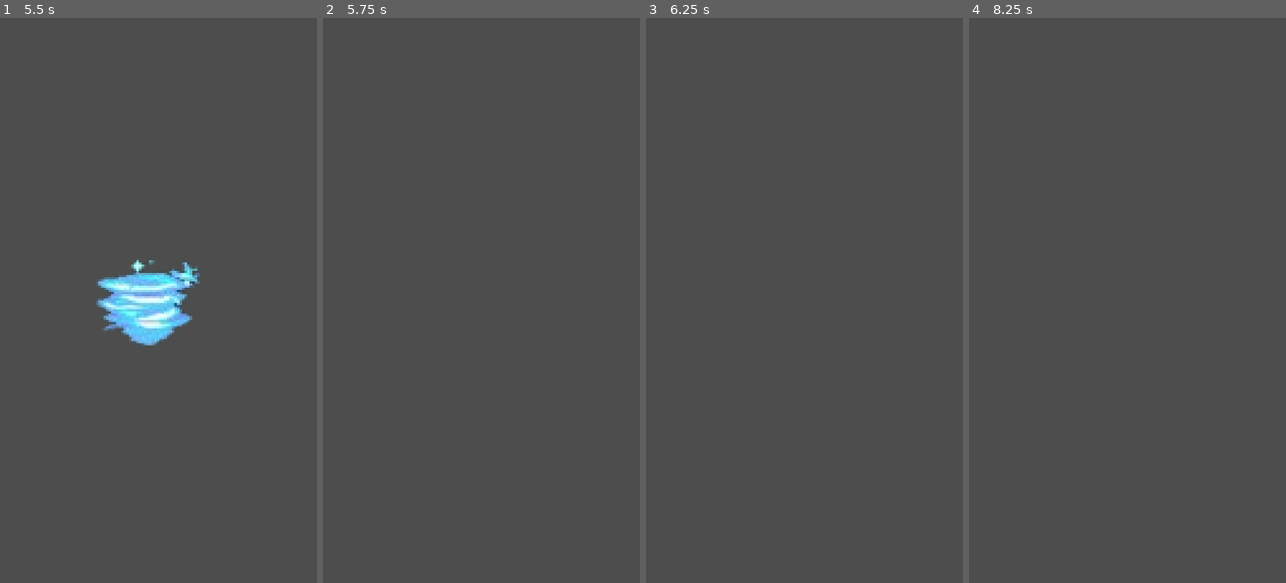
Above: before the commit, frames 1-4 (left to right).
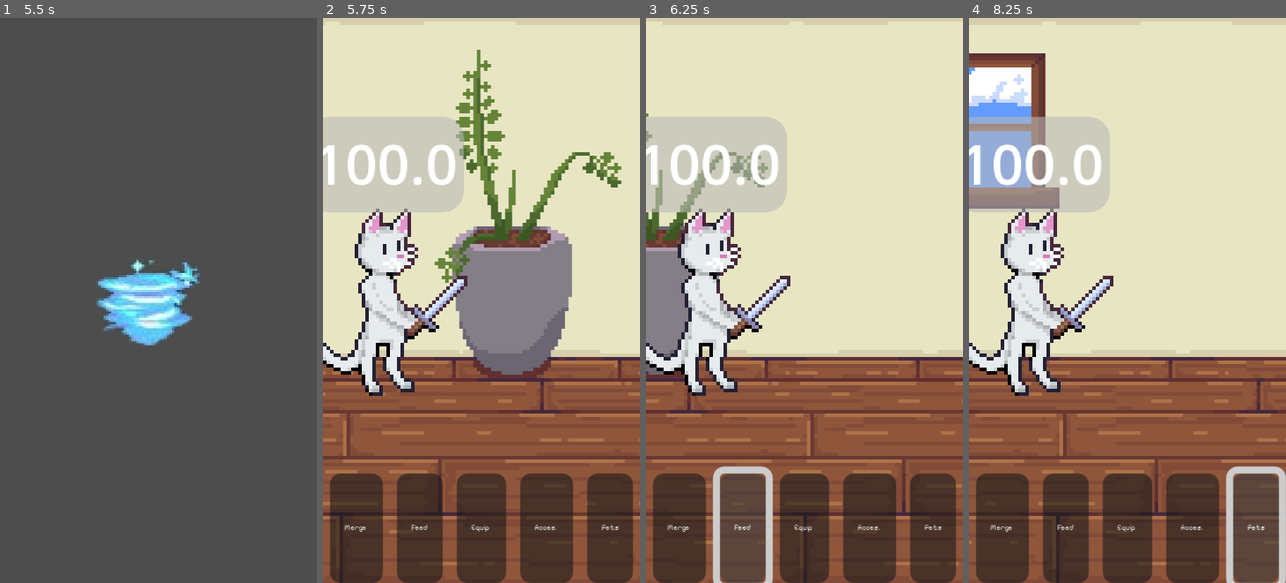
Above: after the commit, the same moments.

Repository: Maksim3l/PixelCats-Go
Game: Godot game, scene res://screens/title_screen.tscn
Same seed, same stepped clock (60 frames per second), same inputs: the game is played once before the commit and once after it.
Inputs (mouse positions are in pixels of both pictures, inside the frame that each line leads up to):
- Up to frame 1 (5.5 s): click "Play" at 0.5 s; click "Merge" at 1.25 s
- Up to frame 2 (5.75 s): no input
- Up to frame 3 (6.25 s): click (744, 526) at 5.75 s, where only the run after the commit has a clickable "Feed"
- Up to frame 4 (8.25 s): click (1127, 526) at 6.5 s, where only the run after the commit has a clickable "Equip"; click (1194, 526) at 7.25 s, where only the run after the commit has a clickable "Acces."; click (1257, 526) at 8 s, where only the run after the commit has a clickable "Pets"

Frame 1 is identical in both runs. In frame 2, 100% of the frame differs, in the area x 0-100%, y 0-100%; in frame 3, 97%; in frame 4, 97%.

Commit message:
Merge scene completed with increased stats

Diff:
--- a/data/PlayerSave.tres
+++ b/data/PlayerSave.tres
@@ -1,14 +1,14 @@
-[gd_resource type="Resource" script_class="PlayerData" load_steps=2 format=3 uid="uid://c0ltggbss6swy"]
+[gd_resource type="Resource" script_class="PlayerData" load_steps=2 format=3 uid="uid://jidq0j1o4jcr"]
 
-[ext_resource type="Script" uid="uid://dq7snk8jto3g1" path="res://player_data.gd" id="1_pq5a0"]
+[ext_resource type="Script" uid="uid://dq7snk8jto3g1" path="res://resources/player_data.gd" id="1_pq5a0"]
 
 [resource]
 script = ExtResource("1_pq5a0")
 max_health = 100
-current_health = 60
-attack = 10
-defense = 5
-gold = 5
-experience = 10
+current_health = 100
+attack = 16
+defense = 8
+gold = 0
+experience = 0
 level = 1
 position = Vector2(0, 0)
--- a/screens/car1.gd
+++ /dev/null
@@ -1,28 +0,0 @@
-extends CharacterBody2D
-
-const TORNADO = preload("res://screens/tornado.tscn")
-@onready var merge: Node2D = $".."
-
-signal collision_detected
-
-
-# Movement parameters
-var speed = 100.0
-var gravity = 980.0
-var direction = Vector2(1, 0)  # Direction of automatic movement (right)
-
-func _physics_process(delta):
-
-	# Set constant horizontal velocity for automatic movement
-	velocity.x = direction.x * speed
-
-	# Apply movement
-	move_and_slide()
-
-	for i in get_slide_collision_count():
-		emit_signal("collision_detected")
-		spawn_tornado()
-
-
-func spawn_tornado():
-	print("collision")
--- a/screens/merge.tscn
+++ b/screens/merge.tscn
@@ -2,8 +2,8 @@
 
 [ext_resource type="Texture2D" uid="uid://dfdocskieec21" path="res://characters/main/main.png" id="1_h67da"]
 [ext_resource type="Script" uid="uid://cvr5k3sm1kvbl" path="res://scripts/merge.gd" id="1_ligvh"]
-[ext_resource type="Script" uid="uid://b8xtwv1kvm0sx" path="res://screens/car1.gd" id="1_x63sp"]
-[ext_resource type="Script" uid="uid://caedn7un4pwib" path="res://screens/cat2.gd" id="3_a37g2"]
+[ext_resource type="Script" uid="uid://b8xtwv1kvm0sx" path="res://scripts/cat1.gd" id="1_x63sp"]
+[ext_resource type="Script" uid="uid://caedn7un4pwib" path="res://scripts/cat2.gd" id="3_a37g2"]
 [ext_resource type="Texture2D" uid="uid://c2agtwqo6he8a" path="res://enviroment/tornado.png" id="5_28eh2"]
 
 [sub_resource type="SpriteFrames" id="SpriteFrames_x63sp"]
--- /dev/null
+++ b/scripts/cat1.gd
@@ -0,0 +1,127 @@
+extends CharacterBody2D
+const TORNADO = preload("res://screens/tornado.tscn")
+@onready var merge: Node2D = $".."
+signal collision_detected
+
+var speed = 100.0
+var gravity = 980.0
+var direction = Vector2(1, 0)
+var is_stopped = false
+
+# Player stats
+var playerData = null
+var max_health: int = 0
+var current_health: int = 0
+var attack: int = 0
+var defense: int = 0
+var gold: int = 0
+var experience: int = 0
+var level: int = 0
+
+func _ready():
+	# Load player data
+	load_player_stats()
+
+	# Apply 20% boost to all stats
+	boost_stats()
+
+func load_player_stats():
+	var save_file_path = "res://data/"
+	var save_file_name = "PlayerSave.tres"
+
+	if not FileAccess.file_exists(save_file_path + save_file_name):
+		print("No save file found, using default stats")
+		# Set default values if no save file exists
+		max_health = 100
+		current_health = 100
+		attack = 10
+		defense = 5
+		gold = 0
+		experience = 0
+		level = 1
+		return
+
+	# Load the resource
+	playerData = ResourceLoader.load(save_file_path + save_file_name)
+	if not playerData:
+		print("Error loading save file, using default stats")
+		# Set default values if loading fails
+		max_health = 100
+		current_health = 100
+		attack = 10
+		defense = 5
+		gold = 0
+		experience = 0
+		level = 1
+		return
+
+	# Copy the stats from player data
+	max_health = playerData.max_health
+	current_health = playerData.current_health
+	attack = playerData.attack
+	defense = playerData.defense
+	gold = playerData.gold
+	experience = playerData.experience
+	level = playerData.level
+
+	print("Player stats loaded successfully")
+
+func boost_stats():
+	# Increase all stats by 20%
+	attack = int(attack * 1.2)
+	defense = int(defense * 1.2)
+
+	print("Stats boosted by 20%:")
+	print("Attack: ", attack)
+	print("Defense: ", defense)
+
+	save_boosted_stats()
+
+func save_boosted_stats():
+	if playerData:
+		playerData.max_health = max_health
+		playerData.current_health = current_health
+		playerData.attack = attack
+		playerData.defense = defense
+
+		var save_file_path = "res://data/"
+		var save_file_name = "PlayerSave.tres"
+
+		# Create directory if it doesn't exist
+		var dir = DirAccess.open("res://")
+		if not dir.dir_exists("data"):
+			dir.make_dir("data")
+
+		# Save the resource to disk
+		var error = ResourceSaver.save(playerData, save_file_path + save_file_name)
+		if error != OK:
+			print("Error saving boosted stats: ", error)
+		else:
+			print("Boosted stats saved successfully")
+
+func _physics_process(delta):
+	# Check if movement should be stopped
+	if is_stopped:
+		velocity = Vector2.ZERO
+	else:
+		# Set constant horizontal velocity for automatic movement
+		velocity.x = direction.x * speed
+
+	# Apply movement
+	move_and_slide()
+
+	# Check for collisions only if we're not already stopped
+	if not is_stopped:
+		for i in get_slide_collision_count():
+			is_stopped = true  # Stop this cat
+			emit_signal("collision_detected")  # Signal the parent
+			spawn_tornado()
+			break  # Only need to emit once
+
+func spawn_tornado():
+	print("collision")
+
+# Function to stop movement
+func stop_movement():
+	is_stopped = true
+	velocity = Vector2.ZERO
--- a/screens/cat2.gd
+++ b/scripts/cat2.gd
@@ -1,14 +1,20 @@
 extends CharacterBody2D
-
 # Movement parameters
 var speed = 70.0
 var gravity = 980.0
 var direction = Vector2(-1, 0)  # Direction of automatic movement (right)
+var is_stopped = false
 
 func _physics_process(delta):
-
-	# Set constant horizontal velocity for automatic movement
-	velocity.x = direction.x * speed
+	if is_stopped:
+		velocity = Vector2.ZERO
+	else:
+		velocity.x = direction.x * speed
 
 	# Apply movement
 	move_and_slide()
+
+# Function to stop movement
+func stop_movement():
+	is_stopped = true
+	velocity = Vector2.ZERO
--- a/scripts/merge.gd
+++ b/scripts/merge.gd
@@ -28,13 +28,10 @@
 	timer.one_shot = true
 	timer.start()
 
-	# Show the tornado (assuming you have a tornado node)
-	#$Tornado.show()
+
 
 func _on_tornado_timeout():
 	print("Tornado will be hidden")
 	tornado.hide()
-	cat1.show()
-
-	# Optionally, you can re-enable collision here if needed
-	# collision_enabled = true
+	cat1.visible = true
+	get_tree().change_scene_to_file("res://screens/battle.tscn")
Renamed: screens/car1.gd.uid -> scripts/cat1.gd.uid
Renamed: screens/cat2.gd.uid -> scripts/cat2.gd.uid
